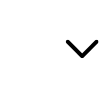
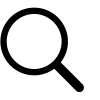
Layer changes from the first 100 × 100 image to the second:
showed "Vector Smart Object" (3rd of 4), painted on it over box(0, 7, 87, 92)
hid "Vector Smart Object" (4th of 4) over box(65, 39, 99, 59)
